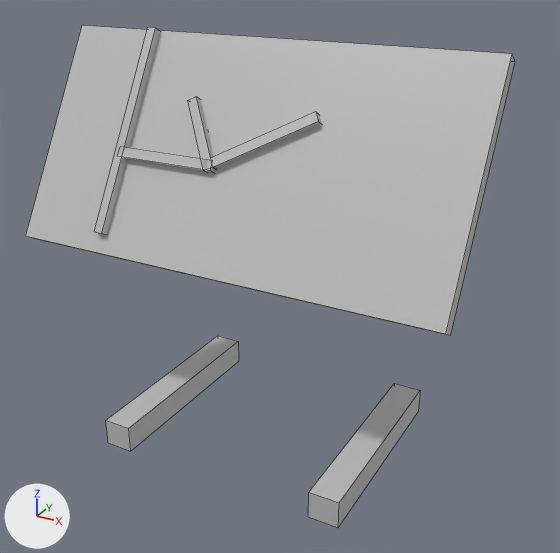
The FBX model Assets/Res/Models/New/PanelBoard.fbx: old version first, new version second.
Before and after are seen from a 50 mm lens placed at (10.11, -11.75, 2.13), pointed at (8.59, -8.98, 0.75). The axes (+X, +Y, +Z) are drawn at lower left. The lights are the same throughout. Mesh edges are drawn as thin lines. Where no turn or scale is listed for an object, it has been applied to the vertices.

In view in the first picture: 'PanelBoardUV'.
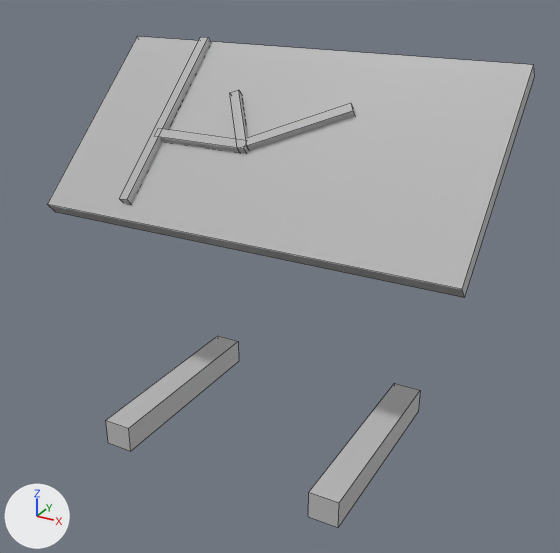
Location of each change, [x1, y1, x2, y2] in pixels of the pictures (560 x 553 px; the box of a moved part takes in the faces that stretch with it):
'PanelBoardUV', reshaped
    before: [26, 25, 515, 528]
    after: [47, 36, 535, 528]
part 1 of me_mesh, moved or reshaped
    before: [26, 25, 515, 336]
    after: [47, 36, 535, 298]
part 2 of me_mesh, moved or reshaped
    before: [94, 27, 160, 235]
    after: [119, 37, 211, 204]
part 3 of me_mesh, moved or reshaped
    before: [118, 147, 215, 173]
    after: [155, 129, 248, 153]
part 4 of me_mesh, moved or reshaped
    before: [188, 96, 214, 173]
    after: [230, 90, 248, 153]
part 5 of me_mesh, moved or reshaped
    before: [211, 112, 321, 169]
    after: [246, 103, 355, 150]

The change, as a diff of the scene's bpy script:
```diff
--- a/Assets/Res/Models/New/PanelBoard.fbx.py
+++ b/Assets/Res/Models/New/PanelBoard.fbx.py
@@ me_mesh @@
 me_mesh.from_pydata(...)  # 56 vertices, 34 faces; spans x -0.98..0.98, y -0.46..0.49, z -0.06..1.77
 # used by ob_panelboarduv; location = (8.5, -9.0, 0.0)
+# me_mesh part 1: the loose piece of 8 vertices spanning x -0.98..0.98, y -0.42..0.14, z 0.85..1.75 is turned -17.8 degrees about the x axis through its middle, then moved by (0.0, 0.27, 0.0)
+# me_mesh part 2: the loose piece of 8 vertices spanning x -0.58..-0.53, y -0.4..0.09, z 0.96..1.77 is turned -17.8 degrees about the x axis through its middle, then moved by (0.0, 0.28, 0.0)
+# me_mesh part 3: the loose piece of 8 vertices spanning x -0.56..-0.09, y -0.24..-0.18, z 1.25..1.31 is moved by (0.0, 0.26, 0.02)
+# me_mesh part 4: the loose piece of 8 vertices spanning x -0.28..-0.08, y -0.24..-0.05, z 1.25..1.53 is turned -17.8 degrees about the x axis through its middle, then moved by (0.0, 0.29, 0.0)
+# me_mesh part 5: the loose piece of 8 vertices spanning x -0.1..0.33, y -0.23..-0.06, z 1.26..1.52 is turned -17.8 degrees about the x axis through its middle, then moved by (0.0, 0.29, 0.0)
 me_mesh.materials.append(mat_lambert1)
```
